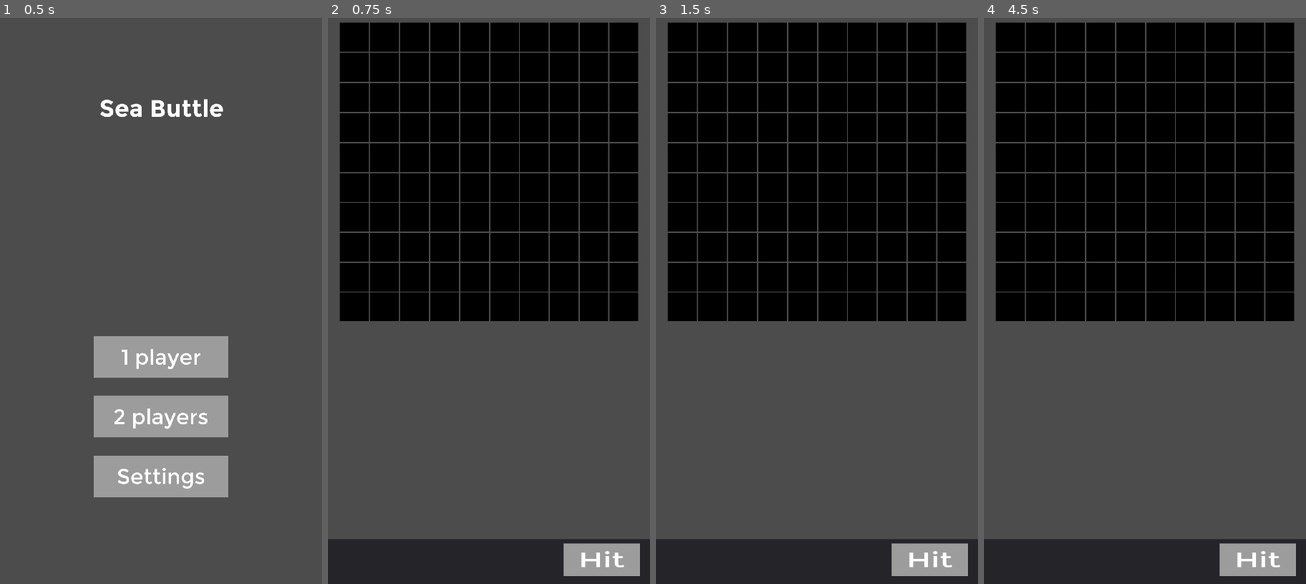
Above: before the commit, frames 1-4 (left to right).
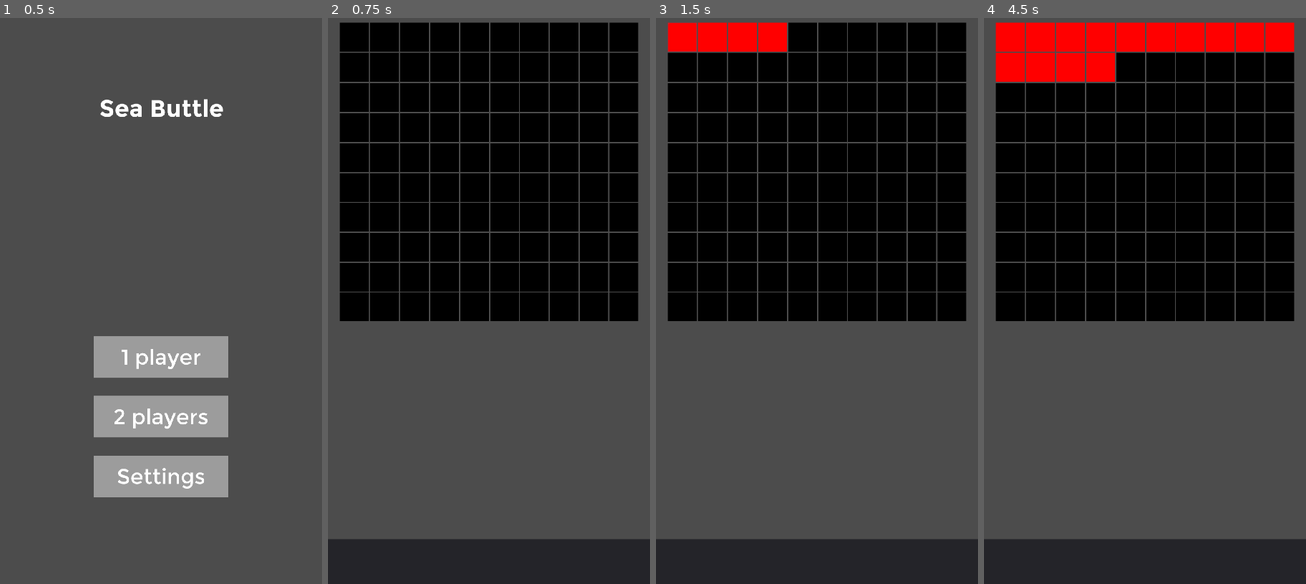
Above: after the commit, the same moments.

Repository: andrejandrej2013/sea-battle
Game: Godot game, scene res://Scenes/Menu.tscn
Two runs of this game, one before a commit and one after it. Both use one fixed random seed, a clock stepped at 60 frames per second and the inputs below.
Inputs (mouse positions are in pixels of both pictures, inside the frame that each line leads up to):
- Up to frame 1 (0.5 s): no input
- Up to frame 2 (0.75 s): click "1 player" at 0.5 s
- Up to frame 3 (1.5 s): click (681, 34) at 1.25 s
- Up to frame 4 (4.5 s): click (1132, 34) at 2 s; click (1219, 34) at 2.75 s; click (1009, 68) at 3.5 s; click (1070, 68) at 4.25 s

Frame 1 is identical in both runs. In frame 2, 1.4% of the frame differs, in the area x 73-97%, y 92-99%; in frame 3, 3.3%; in frame 4, 7.9%, in the area x 3-97%, y 0-99%.
Error in both runs: Invalid get index '3' (on base: 'Array'). (res://Scripts/Network.gd:17)

Commit message:
removed bug whit footer

Diff:
--- a/sea-battle/Scenes/Game_field.tscn
+++ b/sea-battle/Scenes/Game_field.tscn
@@ -1,13 +1,14 @@
-[gd_scene load_steps=5 format=2]
+[gd_scene load_steps=4 format=2]
 
 [ext_resource path="res://Scenes/battlefield.tscn" type="PackedScene" id=1]
 [ext_resource path="res://Scripts/game_buttlefield.gd" type="Script" id=2]
-[ext_resource path="res://style/style.tres" type="Theme" id=3]
 [ext_resource path="res://Scenes/footer.tscn" type="PackedScene" id=4]
 
 [node name="game_field" type="Control"]
 anchor_right = 1.0
 anchor_bottom = 1.0
+
+[node name="footer" parent="." instance=ExtResource( 4 )]
 
 [node name="battlefield" parent="." instance=ExtResource( 1 )]
 anchor_left = 0.5
@@ -17,20 +18,3 @@
 margin_right = 500.0
 margin_bottom = 1040.0
 script = ExtResource( 2 )
-
-[node name="footer" parent="." instance=ExtResource( 4 )]
-
-[node name="Hit" type="Button" parent="footer"]
-anchor_left = 0.731
-anchor_top = 0.929
-anchor_right = 0.969
-anchor_bottom = 0.986
-margin_left = 0.52002
-margin_top = 0.319946
-margin_right = -85.52
-margin_bottom = 0.879883
-rect_scale = Vector2( 1.5, 1 )
-theme = ExtResource( 3 )
-text = "Hit"
-
-[connection signal="pressed" from="footer/Hit" to="battlefield" method="_on_Button_pressed"]
--- a/sea-battle/Scripts/battlefield.gd
+++ b/sea-battle/Scripts/battlefield.gd
@@ -16,15 +16,16 @@
 			#where i is row and j is column
 			cell.set_name(str(i)+";"+str(j))
 			#cell.toggle_mode= true
-			cell.group=preload("res://groups/cell_buttongroup.tres")
+			#cell.group=preload("res://groups/cell_buttongroup.tres")
 			cell.set_theme(theme)
+			#change_button_function(cell,"place_ship")
 			cell.size_flags_horizontal = SIZE_FILL + SIZE_EXPAND
 			cell.size_flags_vertical = SIZE_FILL + SIZE_EXPAND
 			GlobalVariables.cells.append(cell)
 			add_child(cell)
 
+	set_place_ship_mode()
 	yield(get_tree(),"idle_frame")
-	set_place_ship_mode()
 	print(self.rect_size)
 
 
